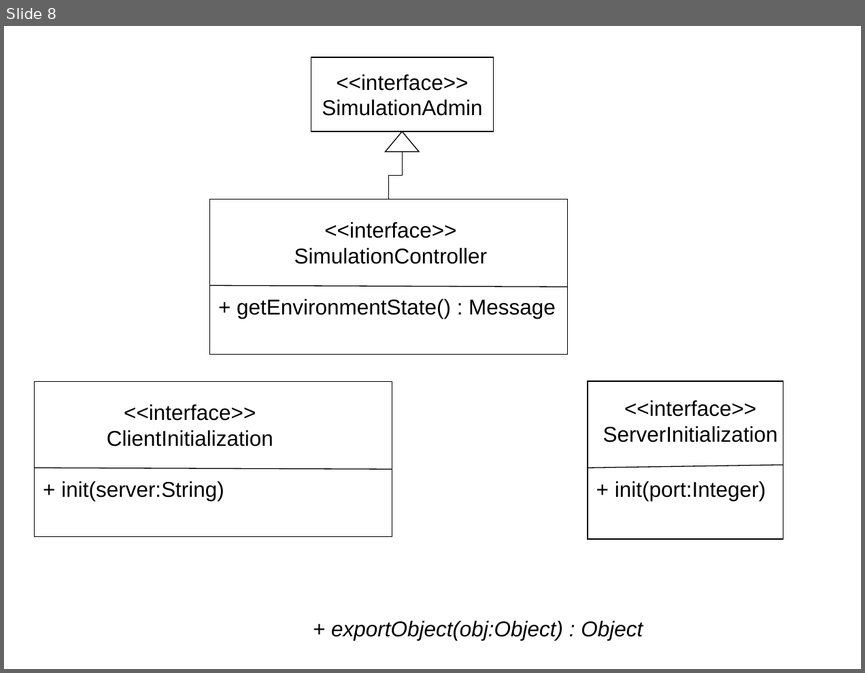
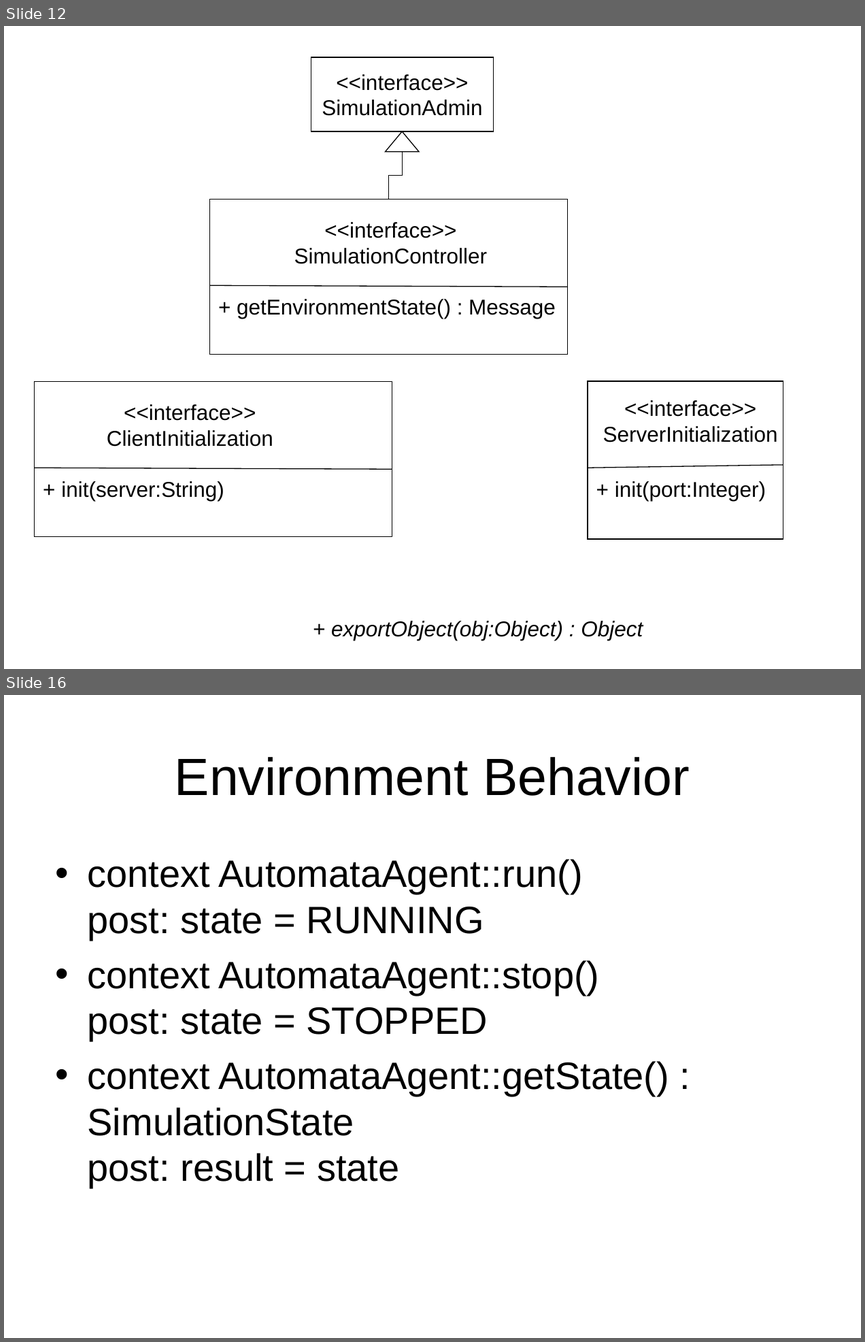
Before and after one commit to krishprince/rollerslam, a slide deck: docs/UML.ppt. Shown one above the other, each under a label of ours: slide 8 before the commit, slides 12 and 16 after it; the slides between them are not shown. The pictures are 865x673 and 865x1342 pixels, drawn with LibreOffice and Linux fonts; fonts in the diff are those of the drawing. Boxes give left, top, right and bottom in pixels: in the first picture for what was removed or moved away, otherwise in the second. Text is boxed around its words. In the diff, an @@ line names an element or a change of style, - is before the commit and + after.

```diff
--- a/docs/UML.ppt
+++ b/docs/UML.ppt
@@ slide 16 added at [4,695,861,1338], background #FFFFFF @@
@@ title added at [175,757,689,796], 44 pt, text #000000 @@
+Environment Behavior
@@ text added at [88,859,670,1188], 32 pt, text #000000 @@
+• context AutomataAgent::run()
+  post: state = RUNNING
+• context AutomataAgent::stop()
+  post: state = STOPPED
+• context AutomataAgent::getState() : SimulationState
+  post: result = state
@@ what was slide 8 is now slide 12 @@
```
Also in this commit, not shown: 4 slides changed, 7 other slides added, 1 slide removed.
